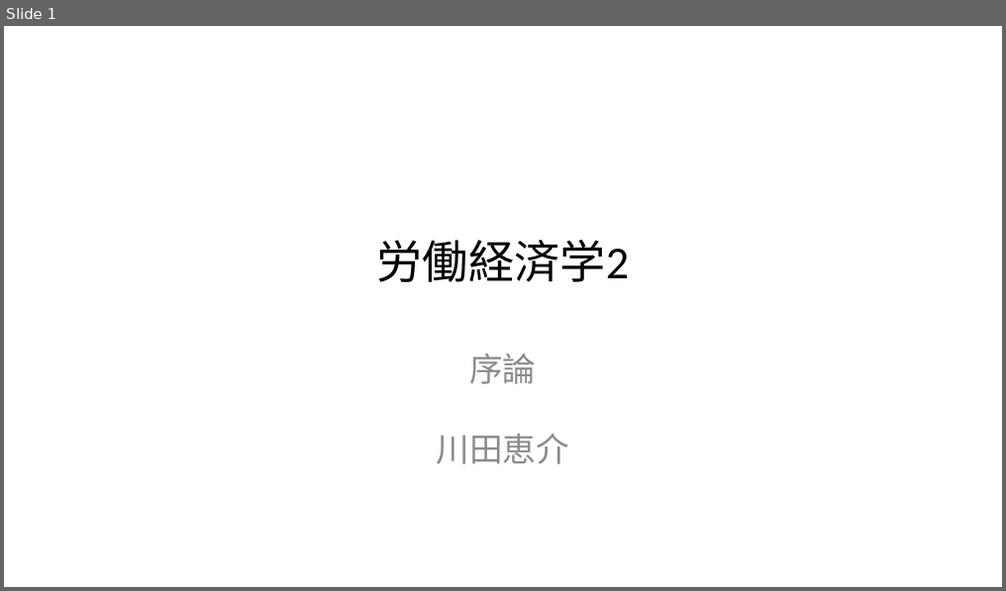
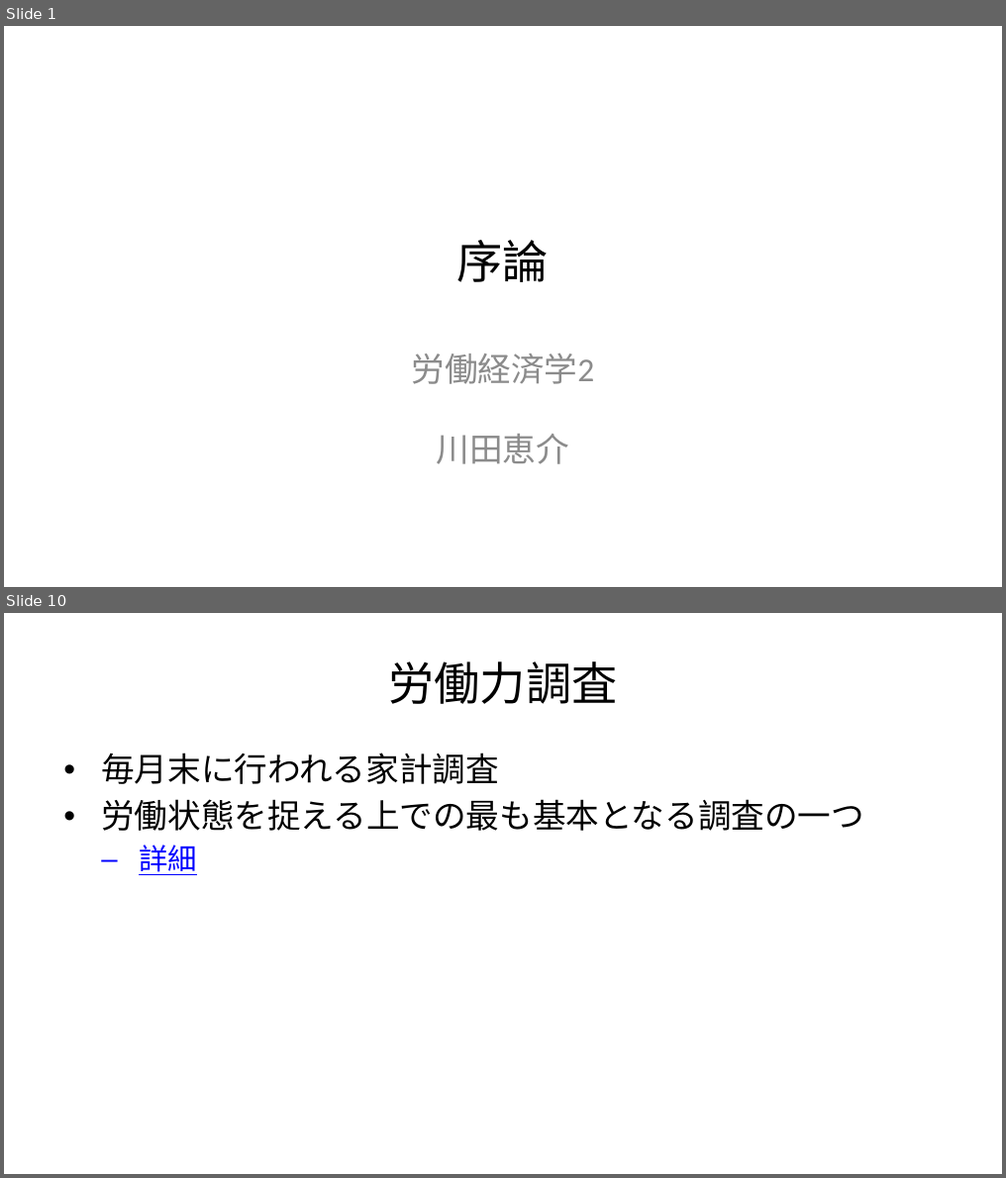
Before and after one commit to tetokawata/JapanLaborMarket, a slide deck: Slide01.pptx. Shown one above the other, each under a label of ours: slide 1 before the commit, slides 1 and 10 after it; the slides between them are not shown. The pictures are 1006x591 and 1006x1178 pixels, drawn with LibreOffice and Linux fonts; fonts in the diff are those of the drawing. Boxes give left, top, right and bottom in pixels: in the first picture for what was removed or moved away, otherwise in the second. Text is boxed around its words. In the diff, an @@ line names an element or a change of style, - is before the commit and + after.

```diff
--- a/Slide01.pptx
+++ b/Slide01.pptx
@@ slide 10 added at [4, 613, 1002, 1174], background #FFFFFF @@
@@ title added at [388, 662, 617, 704], 33 pt, text #000000 @@
+労働力調査
@@ text added at [101, 753, 864, 875], 24 pt, text #000000 @@
+• 毎月末に行われる家計調査
+• 労働状態を捉える上での最も基本となる調査の一つ
+  – 詳細
@@ slide 1 changed as well @@
@@ title at [457, 240, 548, 282]: text changed @@
-労働経済学2
+序論
@@ subtitle at [411, 354, 594, 465]: text changed @@
-序論
-川田恵介
+労働経済学2
+川田恵介
```
Also in this commit, not shown: 34 other slides added, 2 other files.
